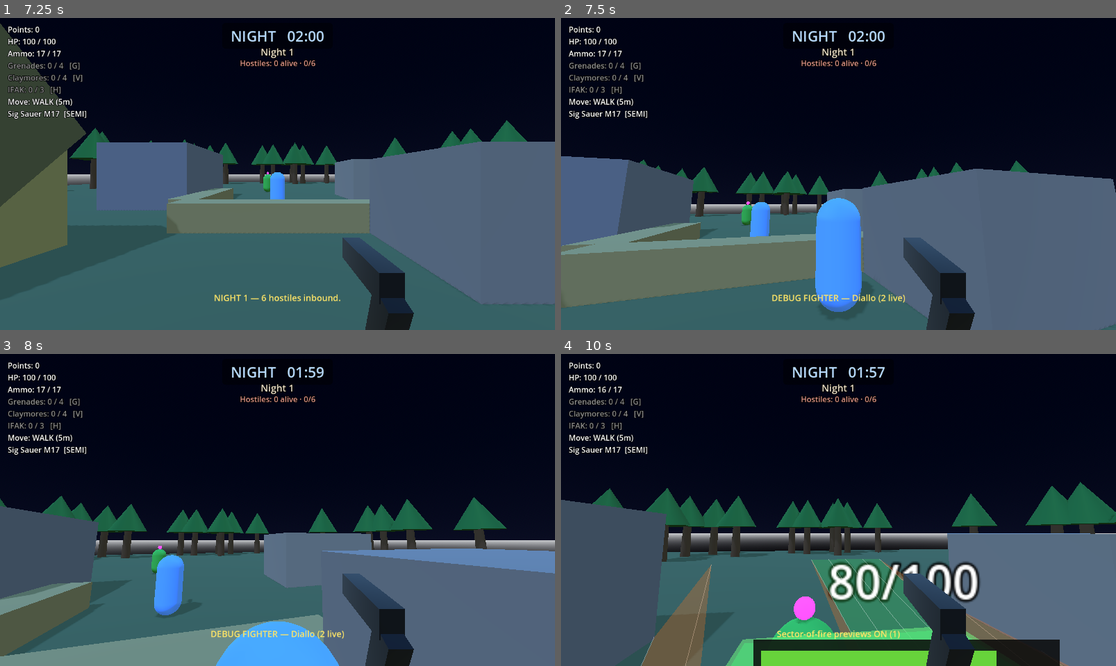
Above: before the commit, frames 1-4 (two rows, left to right).
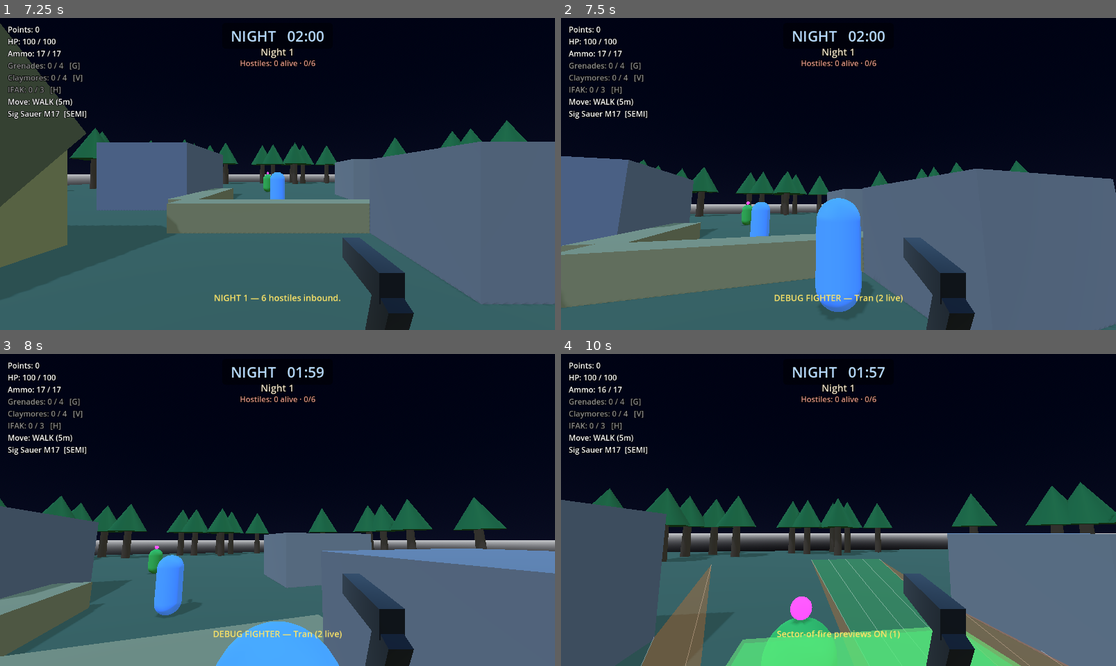
Above: after the commit, the same moments.

Repository: aepibailey/Zombie-Game
Game: Godot game, scene res://tools/smoke_test.tscn
The game is run twice, just before and just after one commit, with the same random seed, the same clock (stepped at 60 frames per second) and the same inputs. This scene is started directly instead of the project's main scene.
Inputs (mouse positions are in pixels of both pictures, inside the frame that each line leads up to):
- Up to frame 1 (7.25 s): tap Enter at 0.5 s; move the mouse to (305, 174) at 0.52 s; hold W 0.53-5.78 s; tap V (equip_claymore) at 0.6 s; click (305, 174) at 0.67 s; tap Space at 0.77, 1.52, 3.02, 3.77, 4.52, 6.02 s; move the mouse to (249, 174) at 1.27 s; tap G (equip_grenade) at 1.35 s; move the mouse to (288, 167) at 2.02 s; hold E (interact) 2.03-2.78 s; move the mouse to (271, 180) at 2.77 s; tap N (nvg_toggle) at 2.85 s; click (271, 180) at 2.92 s; move the mouse to (316, 177) at 3.52 s; tap Y at 3.6 s; move the mouse to (233, 170) at 4.27 s; tap J at 4.35 s; move the mouse to (283, 174) at 5.02 s; tap K at 5.1 s; click (283, 174) at 5.17 s; move the mouse to (255, 167) at 5.77 s; hold D 5.78-6.5 s; tap L at 5.85 s; click "Restart" at 6.5 s
- Up to frame 2 (7.5 s): move the mouse to (866, 174) at 7.27 s; hold W from 7.28 s (still down); tap M at 7.35 s
- Up to frame 3 (8 s): keep holding W; tap Space at 7.52 s
- Up to frame 4 (10 s): move the mouse to (810, 510) at 8.02 s; tap O at 8.1 s; click (810, 510) at 8.17 s; tap Space at 8.27, 9.77 s; move the mouse to (849, 503) at 8.77 s; tap P at 8.85 s; move the mouse to (832, 516) at 9.52 s; release W at 9.53 s; hold A from 9.53 s (still down); tap U at 9.6 s

Frame 1 is identical in both runs. In frame 2, 0.3% of the frame differs, in the area x 38-62%, y 88-92%; in frame 3, 0.4%; in frame 4, 6.4%, in the area x 34-90%, y 66-100%.

Commit message:
One damage verb: take_damage(info: DamageInfo) for every actor
DESIGN_REVIEW §3.3, step 3 of 3. Behaviour is unchanged.

take_area_damage() and take_melee_damage() are gone, along with the
positional take_damage(amount, headshot, falloff). Player, Zombie and
Fighter each expose take_damage(info: DamageInfo) -> int, and every
caller builds a typed hit:
- Player._fire_ray(): DamageInfo.bullet(body_damage, headshot, mult)
- Fighter._shoot(): DamageInfo.bullet(damage, false)
- Zombie melee (attack and entangled): DamageInfo.melee(dmg, position)
- AreaDamageSystem.detonate(): DamageInfo.blast(dmg, origin)
- Minefield._apply(): DamageInfo.blast(amount, blast_pos); _apply now
  takes the blast point so the hit carries a real origin.
The groups that decide who a round or blast can reach are untouched, as
is Damageable's player-round assert. Docs on the old verbs are rewritten
in the code, Damageable's contract, ROADMAP and DESIGN_REVIEW.

Smoke test, as agreed: the check "melee axis has its own verb"
(has_method("take_melee_damage")) is replaced by a behaviour check on
a throwaway fighter: a melee swing and a blast, each with a source
position, deal exactly their amount and neither is a headshot. Breaking
DamageInfo.melee() or Health.resolve() fails it with exit 1. The damage
and table tests' helpers and the two Minefield._apply() calls move to
the new API; no expected value changed.

Damage 81/81, table 105/105 and smoke 10/10 pass 5/5 each.

Co-Authored-By: Claude Opus 5.5 <noreply@anthropic.com>
Claude-Session: https://claude.ai/code/session_01KCtqRv16pejziNbc6C6f9z

Diff:
--- a/scripts/AreaDamageSystem.gd
+++ b/scripts/AreaDamageSystem.gd
@@ -9,17 +9,13 @@
 ## `damageable` group is hit — zombies, the player, and allied fighters the
 ## moment they exist. There is deliberately no "friendly" concept to forget to
 ## update; a fighter is picked up automatically by joining the group and
-## implementing take_area_damage().
-##
-## WHY A CONVENTION METHOD RATHER THAN CALLING take_damage() DIRECTLY:
-## the two existing take_damage() signatures are incompatible in a way that
-## fails SILENTLY —
-##     Player.take_damage(amount: int, source_pos = null)
-##     Zombie.take_damage(amount: int, headshot: bool, falloff_mult := 1.0)
-## Passing a Vector3 origin to a zombie would bind it to `headshot`, and a
-## non-null Vector3 is truthy, so every blast would register as a headshot and
-## deal DOUBLE damage with no error. take_area_damage(amount, origin) is
-## uniform across all damageables and cannot be called wrongly.
+## implementing take_damage(info: DamageInfo).
+##
+## Every hit is handed over as DamageInfo.blast(amount, origin), which cannot
+## carry a headshot. Before DamageInfo there was a separate take_area_damage()
+## verb for exactly that reason: the player's and the zombie's old
+## take_damage() signatures differed, and a Vector3 origin bound to a zombie's
+## `headshot` parameter is truthy, so every blast would have doubled silently.
 
 ## Every actor that can be hurt by a blast. Joined by Player and Zombie in
 ## their _ready(); future allied fighters join the same group and are picked
@@ -92,8 +88,8 @@
 		var actor := node as Node3D
 		if actor == null or not is_instance_valid(actor):
 			continue
-		if not actor.has_method("take_area_damage"):
-			push_warning("[AREADMG] %s is in '%s' but has no take_area_damage()"
+		if not actor.has_method("take_damage"):
+			push_warning("[AREADMG] %s is in '%s' but has no take_damage()"
 				% [actor.name, GROUP_DAMAGEABLE])
 			continue
 		# Immobilised zombies (FALLEN in a ditch, ENTANGLED in wire) are
@@ -121,7 +117,7 @@
 		var was_alive := true
 		if actor.has_method("is_alive"):
 			was_alive = actor.is_alive()
-		actor.take_area_damage(dmg, origin)
+		actor.take_damage(DamageInfo.blast(dmg, origin))
 		total += dmg
 		hit_actors += 1
 		if was_alive and actor.has_method("is_alive") and not actor.is_alive():
--- a/scripts/Damageable.gd
+++ b/scripts/Damageable.gd
@@ -21,15 +21,15 @@
 ##   Damageable.GROUP_BULLET           — player rounds. Player is NOT.
 ##
 ## A member must implement:
-##   take_damage(amount: int, headshot: bool, falloff_mult: float) -> int
-##       Applies the hit and returns the damage actually dealt.
+##   take_damage(info: DamageInfo) -> int
+##       Applies the hit and returns the damage actually dealt. A round is
+##       DamageInfo.bullet(raw_damage, headshot, falloff_mult); the member's
+##       Health applies headshot then falloff and rounds once.
 ##   remaining_hp() -> int
 ##       HP left after that hit, floored at 0. A METHOD, not a property read:
-##       Zombie calls its pool `hp` and Fighter calls its `health` (that name
-##       is the project's damageable convention and what HealthBar3D reads),
-##       and the weapon path must not know which. The value is shown on the
-##       hitmarker, so a wrong answer is visible to the player rather than
-##       silent.
+##       the weapon path never reaches into another actor's pool. The value is
+##       shown on the hitmarker, so a wrong answer is visible to the player
+##       rather than silent.
 ## and MAY register a head hitbox — see GROUP_BULLET_HEAD.
 
 ## Entities a player round can damage. The round passes through or stops
--- a/scripts/Fighter.gd
+++ b/scripts/Fighter.gd
@@ -181,13 +181,13 @@
 	add_to_group(GROUP)
 	# What blasts (grenades, claymores, the mortar, WP, the Apache) can
 	# damage. Joining this group is the ENTIRE integration — AreaDamageSystem
-	# queries the group and duck-types take_area_damage()/is_alive() rather
+	# queries the group and duck-types take_damage()/is_alive() rather
 	# than special-casing anything, so no change to that system was needed.
 	add_to_group(AreaDamageSystem.GROUP_DAMAGEABLE)
 	# A fighter is now a member of ALL THREE damage axes — the only entity in
-	# the project that is. Each has its own verb precisely so that being in
-	# all three cannot produce a silently-miscalled overload; see
-	# Zombie._acquire_target()'s note.
+	# the project that is. All three arrive at the one take_damage(), as a
+	# typed DamageInfo, so being in all three cannot produce a silently
+	# miscalled overload (a blast origin landing in a headshot flag).
 	#
 	# GROUP_BULLET: the player's own rounds can hit their own fighter. That is
 	# deliberate and consistent with the faction-blind blast rule — it makes
@@ -301,8 +301,7 @@
 ##
 ## NEVER A HEADSHOT. The head/body distinction belongs to the player's
 ## hit-zone raycast; a fighter's roll has no geometry to ask about, so it
-## passes false explicitly rather than letting a truthy value slip in — the
-## same trap take_area_damage() exists to avoid.
+## builds its round with headshot false explicitly.
 func _shoot(target: Node3D) -> void:
 	shots_fired += 1
 	# Noise fires on EVERY round, hit or miss. This is what a suppressor buys:
@@ -315,7 +314,7 @@
 	hits_landed += 1
 	if not target.has_method("take_damage"):
 		return
-	target.take_damage(damage, false)
+	target.take_damage(DamageInfo.bullet(damage, false))
 	# Credit only if THIS round is what put it down.
 	if target.has_method("is_alive") and not target.is_alive():
 		kills += 1
@@ -379,45 +378,32 @@
 	return best
 
 # --- Damage ------------------------------------------------------------------
-## AreaDamageSystem's uniform blast entry point — the SAME contract Zombie
-## and Player implement. Faction-blind by construction: a grenade at a
-## fighter's feet kills it exactly as it would the player.
-func take_area_damage(amount: int, origin: Vector3) -> void:
-	_take(DamageInfo.blast(amount, origin))
-
-## Damageable.GROUP_BULLET contract: a player round hit this fighter.
-## Returns the damage actually dealt, which is what the hitmarker reads.
+## The one damage verb, for all three axes this fighter is in: blasts
+## (AreaDamageSystem, faction-blind — a grenade at a fighter's feet kills it
+## exactly as it would the player), the player's own rounds
+## (Damageable.GROUP_BULLET) and zombie melee (Zombie.GROUP_HOSTILE_TARGET).
+## Returns the damage actually dealt, which is what the hitmarker reads; 0 once
+## this fighter is dead.
 ##
 ## HEADSHOTS ARE NOT HONOURED: this fighter's Health is built with
 ## honors_headshots off. A fighter registers no head hitbox (nothing puts one
-## in GROUP_BULLET_HEAD for it), so `headshot` can only ever arrive false —
-## Damageable's own hit-zone assertion checks exactly that. Honouring it would
-## imply a hit zone that does not exist.
-func take_damage(amount: int, headshot: bool, falloff_mult: float = 1.0) -> int:
-	return _take(DamageInfo.bullet(amount, headshot, falloff_mult))
-
-## Damageable.GROUP_BULLET contract: HP left after that hit, floored at 0.
-## A METHOD, not a field read: the weapon path never reaches into another
-## actor's pool. See Damageable.gd.
-func remaining_hp() -> int:
-	return health.hp
-
-## Zombie.GROUP_HOSTILE_TARGET contract: a zombie reached this fighter and
-## hit it. `source_pos` is unused — a fighter has no directional damage
-## indicator to drive, unlike the player — but the parameter stays so the one
-## melee verb means the same thing for every member of the group.
-func take_melee_damage(amount: int, source_pos: Vector3) -> void:
-	_take(DamageInfo.melee(amount, source_pos))
-
-## All three damage axes funnel here. Health does the arithmetic and decides
-## death once; this only acts on it.
-func _take(info: DamageInfo) -> int:
+## in GROUP_BULLET_HEAD for it), so a round's headshot flag can only ever
+## arrive false — Damageable's own hit-zone assertion checks exactly that.
+## Honouring it would imply a hit zone that does not exist. A melee source
+## position is unused: a fighter has no directional damage indicator.
+func take_damage(info: DamageInfo) -> int:
 	if _dead:
 		return 0
 	var dealt := health.apply(info)
 	if health.is_depleted():
 		_die()
 	return dealt
+
+## Damageable.GROUP_BULLET contract: HP left after that hit, floored at 0.
+## A METHOD, not a field read: the weapon path never reaches into another
+## actor's pool. See Damageable.gd.
+func remaining_hp() -> int:
+	return health.hp
 
 ## Feet/centre/head sample points for a blast's line-of-sight test, same
 ## shape as Player.area_damage_points() and Zombie.area_damage_points().
--- a/scripts/Minefield.gd
+++ b/scripts/Minefield.gd
@@ -183,17 +183,17 @@
 ## The triggering zombie takes the full charge; everything nearby takes
 ## splash. Survivors of either are permanently crippled.
 func _apply_blast(trigger, blast_pos: Vector3) -> void:
-	_apply(trigger, trigger_damage)
+	_apply(trigger, trigger_damage, blast_pos)
 	for other in get_tree().get_nodes_in_group("zombies"):
 		if other == trigger or not is_instance_valid(other) or not other.is_alive():
 			continue
 		if other.global_position.distance_to(blast_pos) <= splash_radius:
-			_apply(other, splash_damage)
-
-func _apply(z, amount: int) -> void:
+			_apply(other, splash_damage, blast_pos)
+
+func _apply(z, amount: int, blast_pos: Vector3) -> void:
 	if not is_instance_valid(z) or not z.is_alive():
 		return
-	z.take_damage(amount, false)
+	z.take_damage(DamageInfo.blast(amount, blast_pos))
 	# Mine kills award 1 point, same as a body-shot kill.
 	if is_instance_valid(z) and z.is_alive():
 		z.apply_permanent_slow(survivor_speed_mult)
--- a/scripts/Player.gd
+++ b/scripts/Player.gd
@@ -1032,13 +1032,13 @@
 			if targets_damaged > 0:
 				mult *= weapon.penetration_damage_multiplier
 			# Raw body_damage + the multiplier, NOT a pre-multiplied value:
-			# take_damage() applies headshot first, then falloff, and rounds
-			# exactly once — see Zombie.take_damage()'s docstring. This is the
-			# damageable contract, documented on Damageable.gd.
-			var dealt: int = target.take_damage(weapon.body_damage, headshot, mult)
-			# Through the contract method, NOT a direct field read. Zombie
-			# names its pool `hp` and a Fighter names its `health`; the weapon
-			# path must not know which. Warned rather than defaulted, matching
+			# Health applies headshot first, then falloff, and rounds exactly
+			# once — see Health.resolve(). This is the damageable contract,
+			# documented on Damageable.gd.
+			var dealt: int = target.take_damage(DamageInfo.bullet(weapon.body_damage, headshot, mult))
+			# Through the contract method, NOT a direct field read: the weapon
+			# path never reaches into another actor's pool. Warned rather than
+			# defaulted, matching
 			# AreaDamageSystem's own handling of a group member missing its
 			# contract method — a wrong number here is displayed on the
 			# hitmarker, so failing quietly would be worse than failing loud.
@@ -2121,12 +2121,6 @@
 	return p
 
 # --- Damage / life --------------------------------------------------------
-## Uniform blast entry point (AreaDamageSystem convention). The player is in
-## the `damageable` group like everything else — a blast has no idea who threw
-## it, so your own grenade at your own feet will kill you.
-func take_area_damage(amount: int, origin: Vector3) -> void:
-	_take(DamageInfo.blast(amount, origin))
-
 ## AreaDamageSystem's optional liveness convention, same as Zombie.is_alive().
 ##
 ## Without this the player was silently absent from every blast's `killed`
@@ -2135,7 +2129,7 @@
 ##
 ## `hp > 0` would NOT have worked. The player has no persistent dead state —
 ## take_damage() calls _respawn() synchronously at 0 HP, which restores full
-## HP before take_area_damage() even returns — so a naive HP test reads true
+## HP before that call even returns — so a naive HP test reads true
 ## both before and after the killing blow and still never counts. Hence the
 ## latch below: _respawn() sets it, and it clears deferred, i.e. after every
 ## same-frame consumer (the blast loop is synchronous) has sampled it.
@@ -2183,15 +2177,14 @@
 		global_position + Vector3(0.0, head_y, 0.0),
 	]
 
-## Zombie.GROUP_HOSTILE_TARGET's melee contract — see Zombie._acquire_target()'s
-## note on why melee has its own verb.
-func take_melee_damage(amount: int, source_pos: Vector3) -> void:
-	_take(DamageInfo.melee(amount, source_pos))
-
-## Every hit on the player lands here. Health does the arithmetic and decides
-## death; this does what being hit looks like, in the order it always has,
-## then acts on a death.
-func _take(info: DamageInfo) -> int:
+## The one damage verb: blasts (the player is in the `damageable` group like
+## everything else — a blast has no idea who threw it, so your own grenade at
+## your own feet will kill you) and zombie melee (Zombie.GROUP_HOSTILE_TARGET).
+## Never a player round: the player is kept out of Damageable.GROUP_BULLET.
+##
+## Health does the arithmetic and decides death; this does what being hit
+## looks like, then acts on a death. Returns the damage dealt.
+func take_damage(info: DamageInfo) -> int:
 	# A dead player has left every damage group, but a blast already iterating
 	# or a zombie swinging off a stale target can still land one call here.
 	if _dead:
--- a/scripts/Zombie.gd
+++ b/scripts/Zombie.gd
@@ -565,8 +565,8 @@
 	_attack_timer -= delta
 	if _attack_timer <= 0.0:
 		_attack_timer = zombie_type.melee_cooldown
-		if target.has_method("take_melee_damage"):
-			target.take_melee_damage(zombie_type.melee_damage, global_position)
+		if target.has_method("take_damage"):
+			target.take_damage(DamageInfo.melee(zombie_type.melee_damage, global_position))
 
 # --- Obstacle states -------------------------------------------------------
 ## Held in wire: immobile and permanent, but still dangerous at melee range.
@@ -583,13 +583,13 @@
 		if _attack_timer <= 0.0:
 			_attack_timer = zombie_type.melee_cooldown
 			# Guarded to match _do_attack(): a target that doesn't implement
-			# take_melee_damage() is simply never damaged rather than crashing
+			# take_damage() is simply never damaged rather than crashing
 			# the state machine. The two melee sites disagreed before this
 			# refactor — only _do_attack() guarded — which was harmless while
 			# the sole target was the player but would not survive a second
 			# member of the group.
-			if target.has_method("take_melee_damage"):
-				target.take_melee_damage(zombie_type.melee_damage, global_position)
+			if target.has_method("take_damage"):
+				target.take_damage(DamageInfo.melee(zombie_type.melee_damage, global_position))
 
 ## Fell into a ditch pit. NavigationAgent3D is never touched here — no target
 ## is ever set and get_next_path_position() is never called, so there is no
@@ -1141,30 +1141,15 @@
 ##   - it is a Node3D (global_position is read constantly)
 ##   - it IS the collider, not the owner of one (_has_los_to compares the
 ##     raycast's hit.collider against it by identity)
-##   - take_melee_damage(amount: int, source_pos: Vector3) — guarded with
-##     has_method() at both melee sites, so a target without it is simply
-##     never damaged rather than crashing the state machine
-##
-## WHY MELEE HAS ITS OWN VERB rather than reusing take_damage(): this project
-## now has THREE damage axes, and two of them had incompatible take_damage()
-## signatures that would have failed SILENTLY the moment one entity joined
-## both groups —
-##     Zombie.take_damage(amount, headshot: bool, falloff_mult)   bullets
-##     Player.take_damage(amount, source_pos = null)              melee
-## A Fighter is in both groups. Passing a Vector3 source position into the
-## bullet signature binds it to `headshot`, and a non-null Vector3 is truthy,
-## so every zombie melee hit on a fighter would have silently dealt DOUBLE
-## damage with no error. That is the exact trap AreaDamageSystem.gd documents
-## and solved by introducing take_area_damage(); this is the same fix applied
-## to the third axis. One verb per axis, and none of them can be called
-## wrongly:
-##     take_area_damage(amount, origin)         blasts    (faction-blind)
-##     take_damage(amount, headshot, falloff)   bullets   (Damageable)
-##     take_melee_damage(amount, source_pos)    melee     (this group)
+##   - take_damage(info: DamageInfo) — guarded with has_method() at both
+##     melee sites, so a target without it is simply never damaged rather
+##     than crashing the state machine. A swing is DamageInfo.melee(), which
+##     carries the source position for the player's hit indicator and can
+##     never be a headshot.
 ##
 ## Returned as Node3D rather than a widened base class: GDScript has no
 ## interfaces, and duck-typing against a documented contract is what
-## AreaDamageSystem already does for take_area_damage()/is_alive(). Every
+## AreaDamageSystem already does for take_damage()/is_alive(). Every
 ## internal use goes through this one boundary.
 func _acquire_target() -> Node3D:
 	# Cache only when a cadence was actually asked for. At the 0.0 default
@@ -1333,18 +1318,16 @@
 	return footstep_max_distance
 
 # --- Combat ---------------------------------------------------------------
-## Returns the damage actually dealt, so the shooter can report it.
-##
-## Callers pass the weapon's raw, un-multiplied damage and the falloff
-## multiplier separately; Health.resolve() applies headshot then falloff and
-## rounds once. See its docstring for why the order matters.
-func take_damage(amount: int, headshot: bool, falloff_mult: float = 1.0) -> int:
-	return _take(DamageInfo.bullet(amount, headshot, falloff_mult))
-
-## Every hit, whatever its kind, lands here: Health does the arithmetic and
-## decides death; this does what a hit looks like on a zombie, in the order it
-## always has.
-func _take(info: DamageInfo) -> int:
+## Every hit lands here, whatever its kind: player and fighter rounds, blasts
+## (AreaDamageSystem) and mines. Returns the damage actually dealt, so the
+## shooter can report it.
+##
+## Health does the arithmetic (headshot then falloff, rounded once — see
+## Health.resolve()) and decides death; this does what a hit looks like on a
+## zombie. A blast or mine is never a headshot: DamageInfo.blast() cannot set
+## the flag. Immobilised zombies (FALLEN in a ditch, ENTANGLED in wire) take
+## every kind normally; nothing here checks state.
+func take_damage(info: DamageInfo) -> int:
 	var dmg := health.apply(info)
 	last_hit_headshot = info.headshot
 	if info.headshot:
@@ -1363,16 +1346,6 @@
 	if health.is_depleted():
 		_die()
 	return dmg
-
-## Uniform blast entry point (AreaDamageSystem convention).
-##
-## Explosions are never headshots — frag doesn't care where it lands, and
-## routing this through take_damage(amount, headshot) directly would be a
-## silent bug: a Vector3 origin binds to `headshot` and is truthy, doubling
-## every blast. Immobilised zombies (FALLEN in a ditch, ENTANGLED in wire)
-## take this normally; nothing here checks state.
-func take_area_damage(amount: int, origin: Vector3) -> void:
-	_take(DamageInfo.blast(amount, origin))
 
 ## World-space points the blast tests line of sight against, sized to this
 ## variant's actual silhouette so a tall leaper is harder to fully cover than
--- a/tools/damage_tests.gd
+++ b/tools/damage_tests.gd
@@ -54,13 +54,13 @@
 
 # --- Adapters: the ONLY places that name the damage API ----------------------
 func _bullet(target: Node, amount: int, headshot: bool, falloff: float = 1.0) -> int:
-	return target.take_damage(amount, headshot, falloff)
+	return target.take_damage(DamageInfo.bullet(amount, headshot, falloff))
 
 func _blast(target: Node, amount: int, origin: Vector3) -> void:
-	target.take_area_damage(amount, origin)
+	target.take_damage(DamageInfo.blast(amount, origin))
 
 func _melee(target: Node, amount: int, source: Vector3) -> void:
-	target.take_melee_damage(amount, source)
+	target.take_damage(DamageInfo.melee(amount, source))
 
 func _player_hp(p: Player) -> int:
 	return p.health.hp
@@ -274,11 +274,11 @@
 	GameManager.force_phase(GameManager.Phase.DAY)
 	var mf := Minefield.new()
 	var z := _zombie(Vector3(0, 0, -40), 200)
-	mf._apply(z, 125)
+	mf._apply(z, 125, Vector3(0, 0, -39))
 	_eq(z.remaining_hp(), 75, "mine charge takes its amount exactly")
 	_check(z.is_alive(), "a 200 HP zombie survives a 125 charge")
 	_eq(z.last_hit_headshot, false, "a mine is never a headshot")
-	mf._apply(z, 125)
+	mf._apply(z, 125, Vector3(0, 0, -39))
 	_check(not z.is_alive(), "second charge kills")
 	mf.free()
 	await _free([z])
--- a/tools/smoke_test.gd
+++ b/tools/smoke_test.gd
@@ -47,7 +47,7 @@
 var _in_bullet_group := false
 var _in_hostile_group := false
 var _in_damageable_group := false
-var _has_melee_verb := false
+var _typed_damage_exact := false
 var _fighter_kia := false
 
 # 5s of setup slack past the 900-frame engagement window. A smoke test that can
@@ -92,6 +92,7 @@
 		_main.add_child(_zombie)
 		_zombie.global_position = Vector3(0.0, 0.3, -8.0)
 		_zombie.set_active(true)
+		_typed_damage_exact = _probe_typed_damage()
 		print("[SMOKE] fighter hit_chance=%.2f damage=%d reaction=%.2fs" % [
 			_fighter.hit_chance, _fighter.damage, _fighter.reaction_delay])
 		return
@@ -101,6 +102,25 @@
 	# ~15s of engagement at 60fps, or the hard cap if anything above stalls.
 	if _frames >= 900 or _frames >= HARD_FRAME_CAP:
 		_report()
+
+## A fighter is in all three damage axes. This used to check that melee had
+## its own verb, because a Vector3 source passed into the bullet verb's
+## `headshot` parameter is truthy and would have doubled every swing. Every hit
+## is now a typed DamageInfo, so check the outcome itself: on a throwaway
+## fighter (never added to the scene, so the engagement above is untouched),
+## a melee swing and a blast, each carrying a source position, take exactly
+## their amount and neither is a headshot.
+func _probe_typed_damage() -> bool:
+	var probe := Fighter.new()
+	probe.recruit(load("res://resources/fighter_irregular.tres"))
+	var before := probe.remaining_hp()
+	var swing := DamageInfo.melee(20, Vector3(1.0, 0.0, 0.0))
+	var blast := DamageInfo.blast(20, Vector3(0.0, 0.0, 2.0))
+	var ok := probe.take_damage(swing) == 20 and probe.take_damage(blast) == 20 \
+			and probe.remaining_hp() == before - 40 \
+			and not swing.headshot and not blast.headshot
+	probe.free()
+	return ok
 
 ## Stops Main's own night wave. `_spawn_zombie()` is gated on
 ## `_wave_spawned < _wave_total`, so levelling the two ends the trickle, and
@@ -128,7 +148,6 @@
 	_in_bullet_group = _fighter.is_in_group(Damageable.GROUP_BULLET)
 	_in_hostile_group = _fighter.is_in_group(Zombie.GROUP_HOSTILE_TARGET)
 	_in_damageable_group = _fighter.is_in_group(AreaDamageSystem.GROUP_DAMAGEABLE)
-	_has_melee_verb = _fighter.has_method("take_melee_damage")
 	if not _fighter.is_alive():
 		_fighter_kia = true
 
@@ -145,7 +164,7 @@
 	_check(_in_bullet_group, "joined GROUP_BULLET")
 	_check(_in_hostile_group, "joined GROUP_HOSTILE_TARGET")
 	_check(_in_damageable_group, "joined GROUP_DAMAGEABLE")
-	_check(_has_melee_verb, "melee axis has its own verb")
+	_check(_typed_damage_exact, "melee and blast with a source position deal exactly their amount, never as a headshot")
 	print("[SMOKE] shots=%d hits=%d kills=%d fighter_kia=%s zombie_alive=%s" % [
 		_shots, _hits, _kills, _fighter_kia,
 		is_instance_valid(_zombie) and _zombie.is_alive()])
--- a/tools/table_tests.gd
+++ b/tools/table_tests.gd
@@ -82,7 +82,7 @@
 ## Damage the real take_damage() deals for one hit. The dummy has a billion HP
 ## and is never activated, so it never dies and never enters chase.
 func _hit(weapon: WeaponData, distance: float, headshot: bool) -> int:
-	return _dummy.take_damage(weapon.body_damage, headshot, weapon.damage_mult_at(distance))
+	return _dummy.take_damage(DamageInfo.bullet(weapon.body_damage, headshot, weapon.damage_mult_at(distance)))
 
 func _shots_to_kill(hp: int, per_hit: int) -> int:
 	return ceili(float(hp) / float(per_hit))
Not shown, changed: docs/DESIGN_REVIEW.md
Not shown, changed: docs/ROADMAP.md
